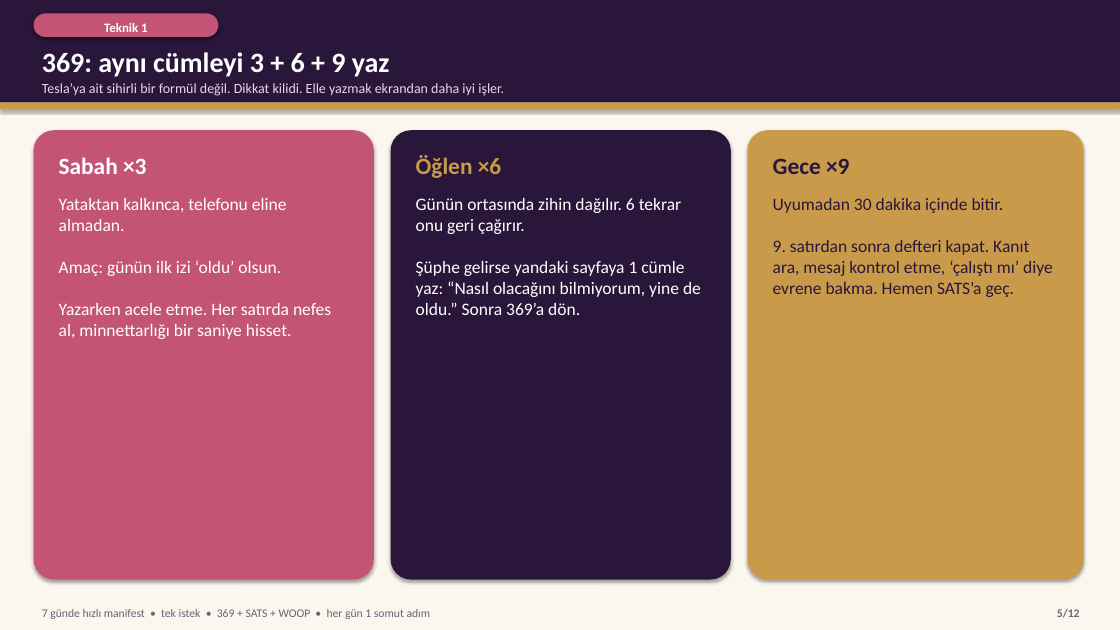
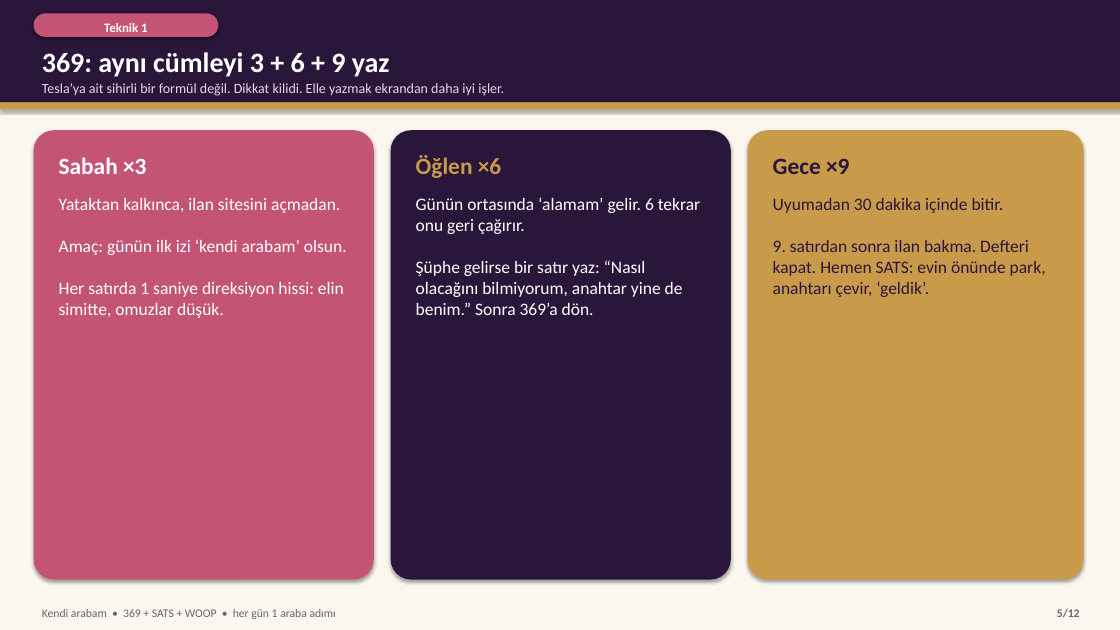
Before and after one commit to iremalisan/alisansges, a slide deck: slide 5 of rehber/Hizli_Manifest_Teknikleri.pptx. Drawn at 1120x630 pixels with LibreOffice and Linux fonts; fonts in the diff are those of the drawing. Boxes give left, top, right and bottom in pixels: in the first picture for what was removed or moved away, otherwise in the second. Text is boxed around its words. In the diff, an @@ line names an element or a change of style, - is before the commit and + after.

```diff
--- a/rehber/Hizli_Manifest_Teknikleri.pptx
+++ b/rehber/Hizli_Manifest_Teknikleri.pptx
@@ text at [59, 198, 347, 318]: text changed @@
-Yataktan kalkınca, telefonu eline almadan.
-Amaç: günün ilk izi ‘oldu’ olsun.
-Yazarken acele etme. Her satırda nefes al, minnettarlığı bir saniye hisset.
+Yataktan kalkınca, ilan sitesini açmadan.
+Amaç: günün ilk izi ‘kendi arabam’ olsun.
+Her satırda 1 saniye direksiyon hissi: elin simitte, omuzlar düşük.
@@ text at [416, 197, 700, 315]: text changed @@
-Günün ortasında zihin dağılır. 6 tekrar onu geri çağırır.
-Şüphe gelirse yandaki sayfaya 1 cümle yaz: “Nasıl olacağını bilmiyorum, yine de oldu.” Sonra 369’a dön.
+Günün ortasında ‘alamam’ gelir. 6 tekrar onu geri çağırır.
+Şüphe gelirse bir satır yaz: “Nasıl olacağını bilmiyorum, anahtar yine de benim.” Sonra 369’a dön.
@@ text at [773, 198, 1046, 297]: text changed @@
-Uyumadan 30 dakika içinde bitir.
-9. satırdan sonra defteri kapat. Kanıt ara, mesaj kontrol etme, ‘çalıştı mı’ diye evrene bakma. Hemen SATS’a geç.
+Uyumadan 30 dakika içinde bitir.
+9. satırdan sonra ilan bakma. Defteri kapat. Hemen SATS: evin önünde park, anahtarı çevir, ‘geldik’.
@@ text at [42, 609, 336, 619]: text changed @@
-7 günde hızlı manifest • tek istek • 369 + SATS + WOOP • her gün 1 somut adım
+Kendi arabam • 369 + SATS + WOOP • her gün 1 araba adımı
```
Also in this commit, not shown: 11 other slides changed, 20 other files.
